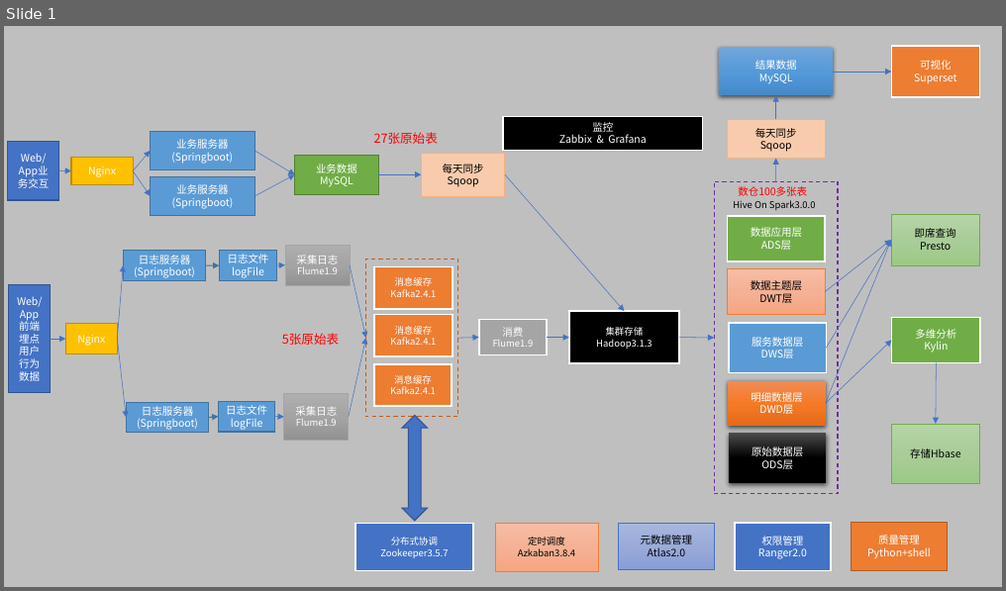
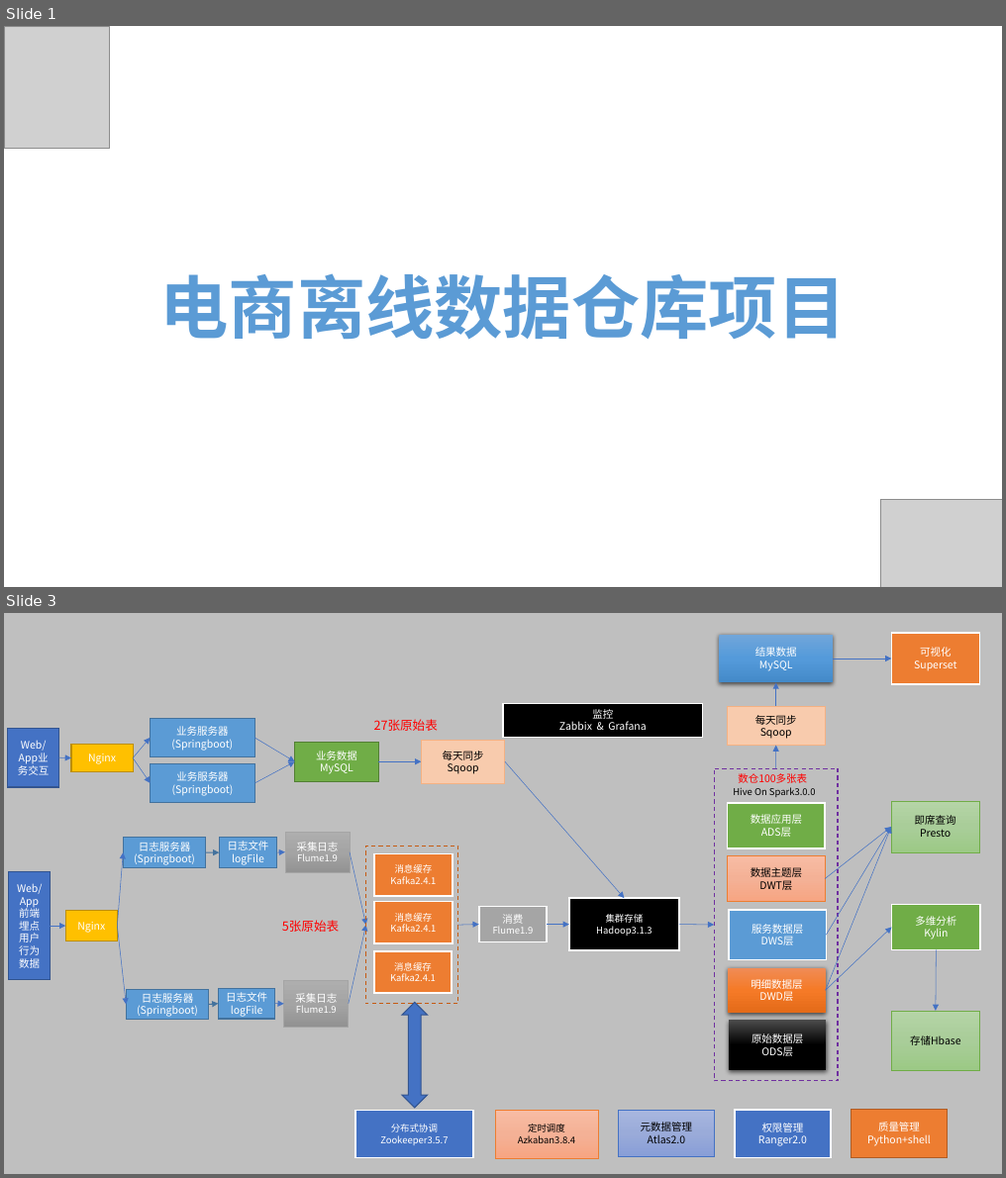
Before and after one commit to hunter95671/DataWarehouse, a slide deck: 电商离线数据仓库流程架构.pptx. Shown one above the other, each under a label of ours: slide 1 before the commit, slides 1 and 3 after it; the slides between them are not shown. The pictures are 1006x591 and 1006x1178 pixels, drawn with LibreOffice and Linux fonts; fonts in the diff are those of the drawing; grey boxes stand for pictures. Boxes give left, top, right and bottom in pixels: in the first picture for what was removed or moved away, otherwise in the second. Text is boxed around its words. In the diff, an @@ line names an element or a change of style, - is before the commit and + after.

Commit message:
ppt

```diff
--- a/电商离线数据仓库流程架构.pptx
+++ b/电商离线数据仓库流程架构.pptx
@@ slide 1 added at <box>4,26,1002,587</box>, background #FFFFFF @@
@@ picture added at <box>4,26,110,149</box> @@
@@ text added at <box>159,274,846,340</box>, 66 pt, text #5B9BD5, bold @@
+电商离线数据仓库项目
@@ picture added at <box>880,500,1002,587</box> @@
@@ what was slide 1 is now slide 3 @@
```
Also in this commit, not shown: 3 other slides added.
